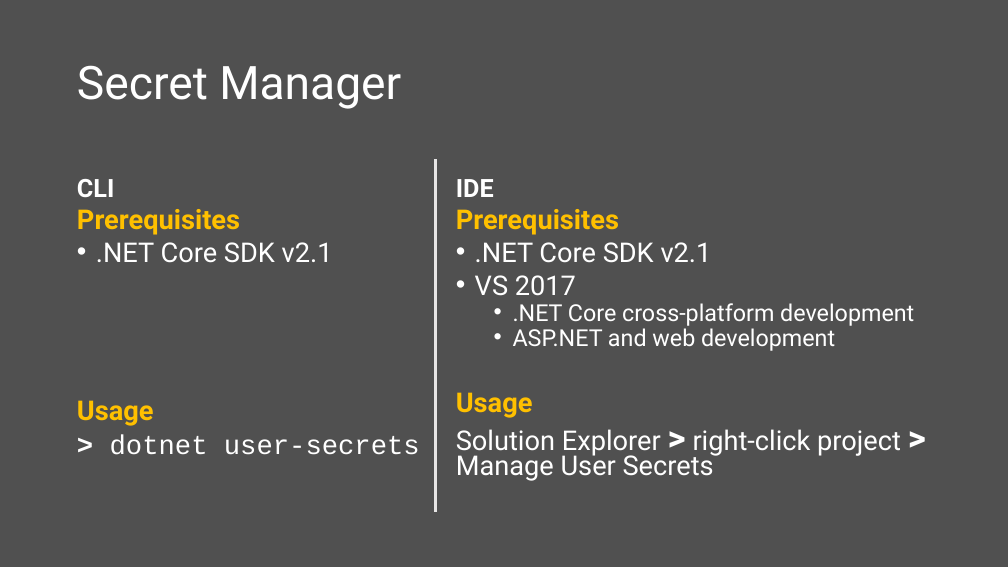
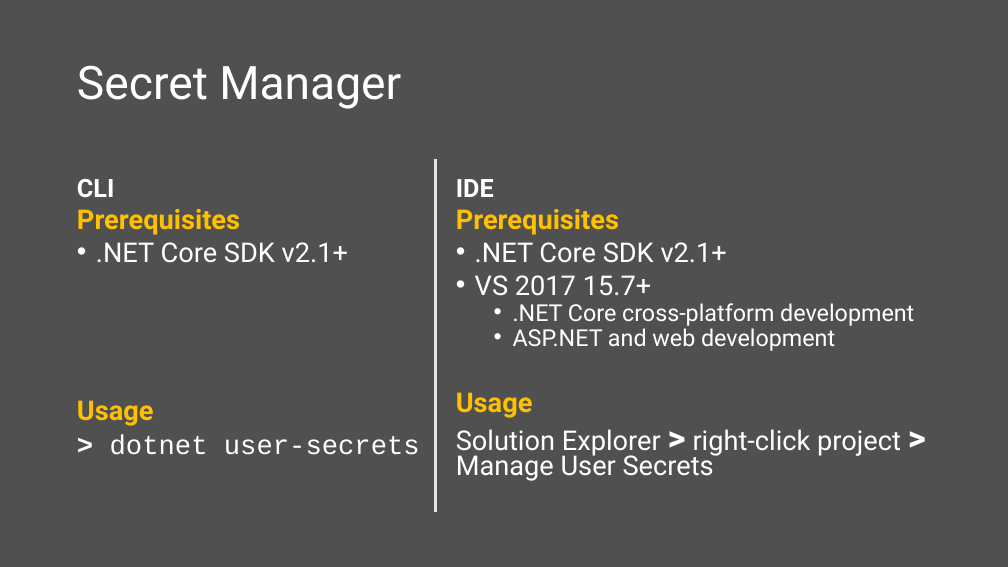
Before and after one commit to scottaddie/slide-decks, a slide deck: slide 7 of Protecting App Secrets.pptx. Drawn at 1008x567 pixels with LibreOffice and Linux fonts; fonts in the diff are those of the drawing. Boxes give left, top, right and bottom in pixels: in the first picture for what was removed or moved away, otherwise in the second. Text is boxed around its words. In the diff, an @@ line names an element or a change of style, - is before the commit and + after.

Commit message:
Minor updates

```diff
--- a/Protecting App Secrets.pptx
+++ b/Protecting App Secrets.pptx
@@ text at box(96, 242, 348, 263): text changed @@
-• .NET Core SDK v2.1
+• .NET Core SDK v2.1+
@@ text at box(475, 242, 727, 296): text changed @@
-• .NET Core SDK v2.1
-• VS 2017
+• .NET Core SDK v2.1+
+• VS 2017 15.7+
```
Also in this commit, not shown: 2 other slides changed.
